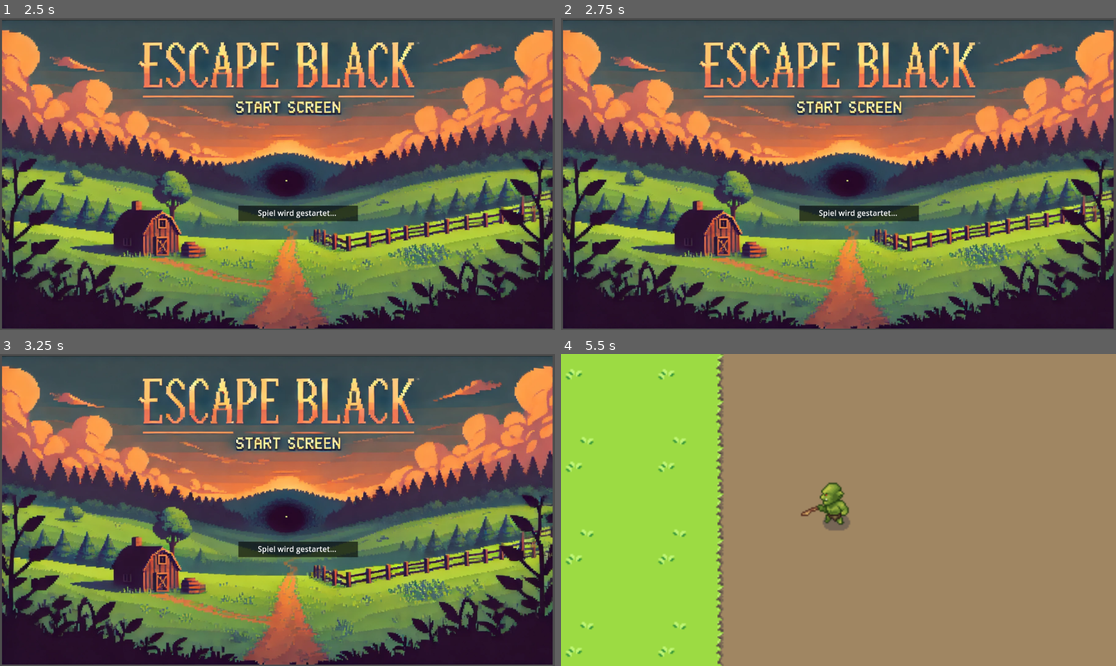
Above: before the commit, frames 1-4 (two rows, left to right).
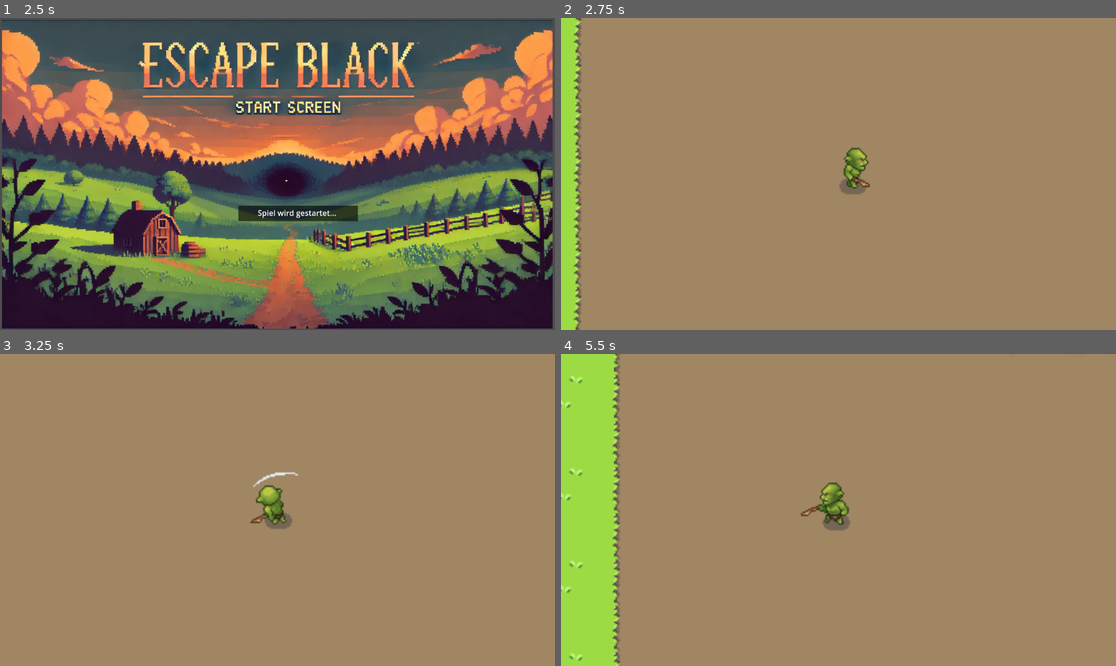
Above: after the commit, the same moments.

Repository: Ukkulleli/Escape-Black
Game: Godot game, scene res://start_screen.tscn
The game is run twice, just before and just after one commit, with the same random seed, the same clock (stepped at 60 frames per second) and the same inputs.
Inputs:
- Up to frame 1 (2.5 s): tap Enter at 0.5, 2 s; hold D (right) 0.53-1.28 s; hold Space (attack) 0.53-1.28 s; hold S (down) 1.28-2.03 s; tap Space (attack) at 1.35 s; hold D (right) from 2.03 s (still down); hold Space (attack) from 2.03 s (still down)
- Up to frame 2 (2.75 s): keep holding D (right); keep holding Space (attack)
- Up to frame 3 (3.25 s): release D (right) at 2.78 s; release Space (attack) at 2.78 s; hold Up (up) from 2.78 s (still down); tap Space (attack) at 2.85 s
- Up to frame 4 (5.5 s): release Up (up) at 3.53 s; hold Space (attack) 3.53-4.28 s; hold A (left) 3.53-5.03 s; tap Space (attack) at 4.35 s; hold S (down) from 5.03 s (still down); hold Space (attack) from 5.03 s (still down)

Frame 1 is identical in both runs. In frame 2, 100% of the frame differs, in the area x 0-100%, y 0-100%; in frame 3, 100%; in frame 4, 20%.

Commit message:
Update start_screen.gd

Diff:
--- a/start_screen.gd
+++ b/start_screen.gd
@@ -8,8 +8,8 @@
 
 
 # Called every frame. 'delta' is the elapsed time since the previous frame.
-func _process(delta: float) -> void:
+func _process(delta):
 	if Input.is_action_pressed("attack"):
 		label.text = "Spiel wird gestartet..."
-		await get_tree().create_timer(3).timeout
+		await get_tree().create_timer(2).timeout
 		get_tree().change_scene_to_file("res://node_2d.tscn")
